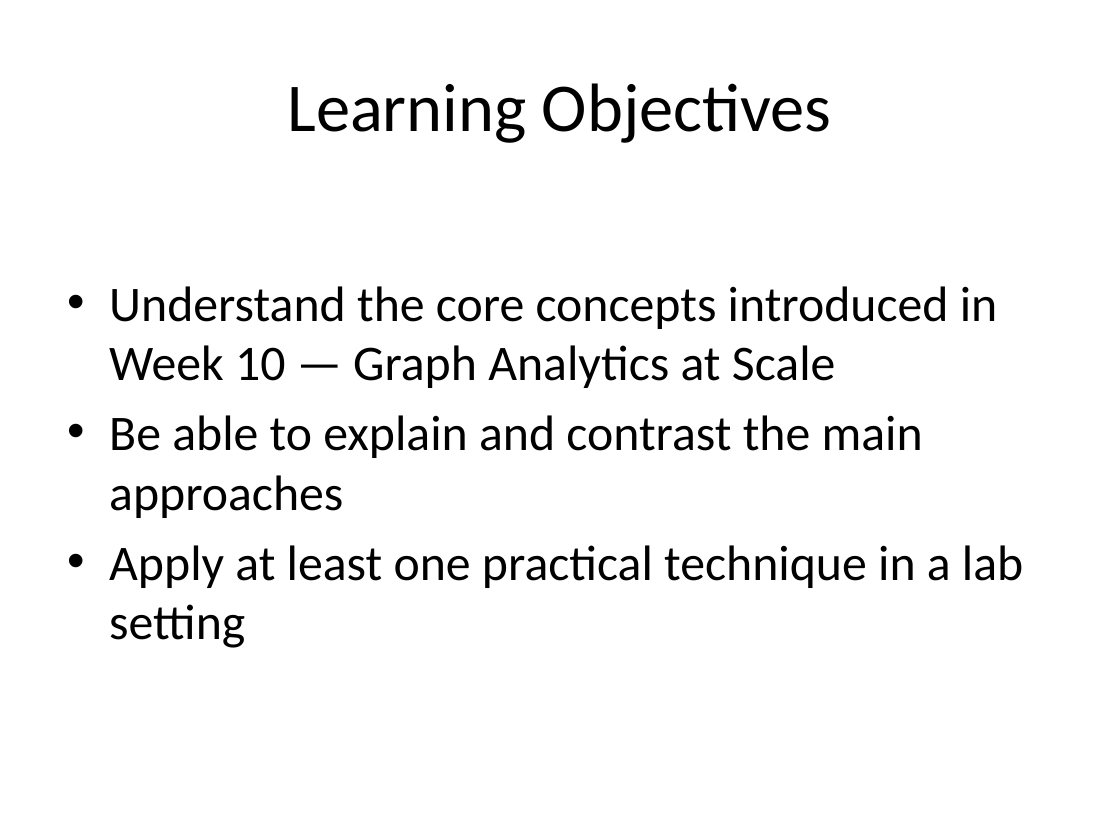
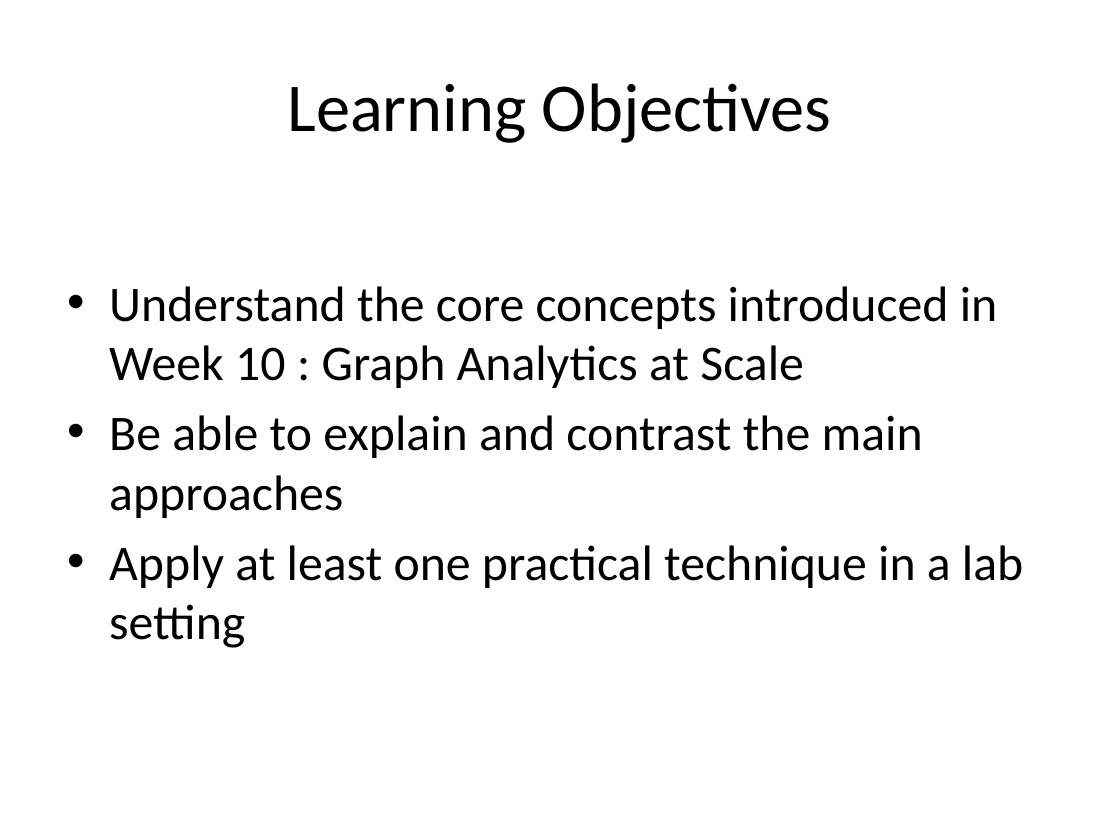
Before and after one commit to neelsoumya/teaching_big_data_analytics, a slide deck: slide 40 of Big_Data_Analytics_12_Lectures.pptx (slide 38 before the commit). Drawn at 1120x840 pixels with LibreOffice and Linux fonts; fonts in the diff are those of the drawing. Boxes give left, top, right and bottom in pixels: in the first picture for what was removed or moved away, otherwise in the second. Text is boxed around its words. In the diff, an @@ line names an element or a change of style, - is before the commit and + after.

```diff
--- a/Big_Data_Analytics_12_Lectures.pptx
+++ b/Big_Data_Analytics_12_Lectures.pptx
@@ text at (109,286,998,388): text changed @@
-• Understand the core concepts introduced in Week 10 — Graph Analytics at Scale
+• Understand the core concepts introduced in Week 10 : Graph Analytics at Scale
```
Also in this commit, not shown: 13 other slides changed, 2 slides added, 3 other files.
